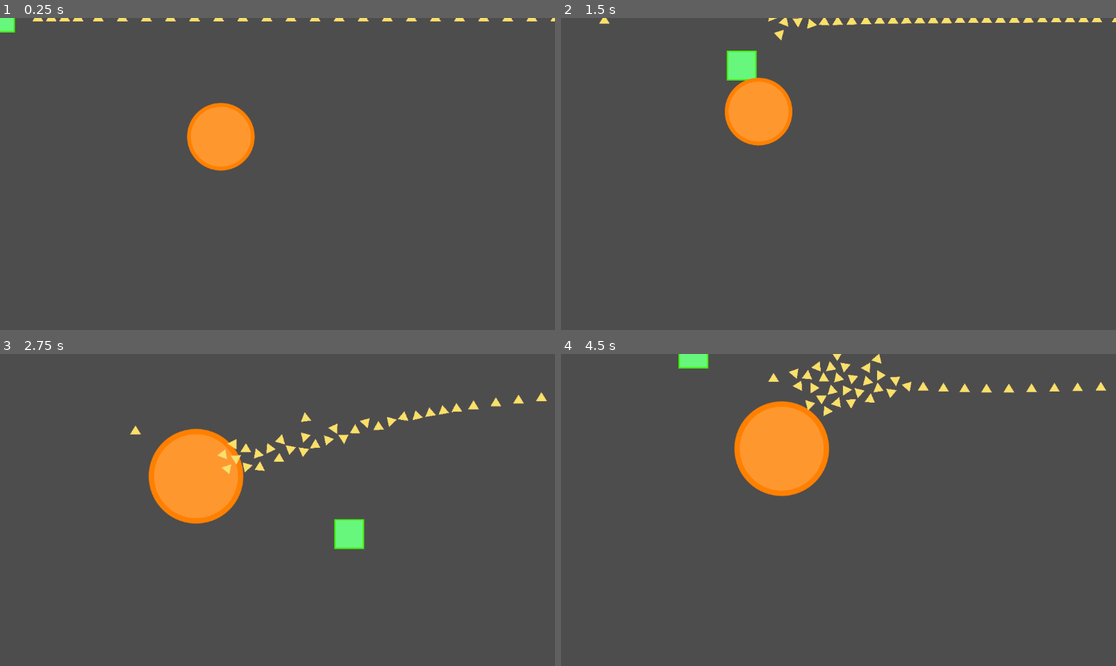
Above: before the commit, frames 1-4 (two rows, left to right).
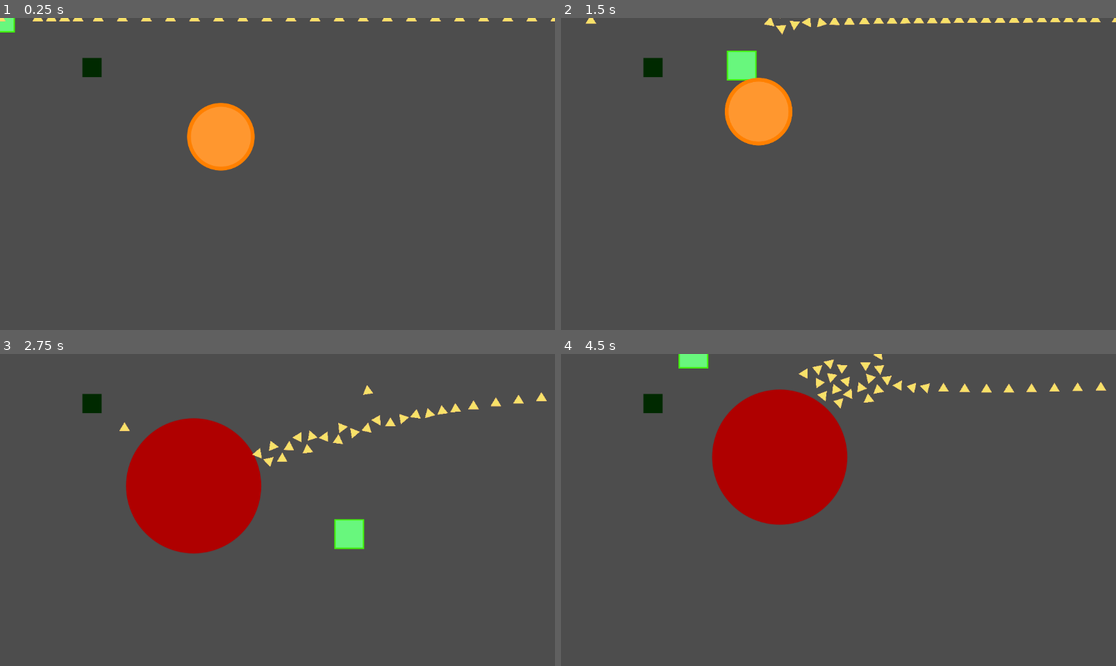
Above: after the commit, the same moments.

Repository: aapolipponen/daydream-game-jam
Game: Godot game, scene res://game/game.tscn
Same seed, same stepped clock (60 frames per second), same inputs: the game is played once before the commit and once after it. This scene is started directly instead of the project's main scene.
Inputs (mouse positions are in pixels of both pictures, inside the frame that each line leads up to):
- Up to frame 1 (0.25 s): no input
- Up to frame 2 (1.5 s): move the mouse to (960, 158) at 0.52 s; hold D (right) 0.53-1.28 s; click (960, 158) at 0.67 s; move the mouse to (727, 189) at 1.27 s; hold S (down) from 1.28 s (still down)
- Up to frame 3 (2.75 s): move the mouse to (333, 441) at 2.02 s; release S (down) at 2.03 s; hold D (right) from 2.03 s (still down)
- Up to frame 4 (4.5 s): move the mouse to (810, 572) at 2.77 s; release D (right) at 2.78 s; hold W (up) 2.78-3.53 s; click (810, 572) at 2.92 s; move the mouse to (1005, 556) at 3.52 s; hold A (left) from 3.53 s (still down); move the mouse to (672, 463) at 4.27 s

The runs differ from the first frame. In frame 1, 0.2% of the frame differs, in the area x 0-19%, y 0-19%; in frame 2, 0.7%; in frame 3, 9.5%; in frame 4, 9.7%, in the area x 14-67%, y 0-55%.

Commit message:
aapolla on viba

Diff:
--- a/Triangle/triangle.gd
+++ b/Triangle/triangle.gd
@@ -20,4 +20,4 @@
 func _on_body_entered(body: Node) -> void:
 	if body.has_method("onHit"):
 		body.onHit()
-		print("Collided")
+		queue_free()
--- a/Triangle/triangle.tscn
+++ b/Triangle/triangle.tscn
@@ -7,7 +7,6 @@
 radius = 14.035668
 
 [node name="Triangle" type="RigidBody2D"]
-collision_mask = 3
 gravity_scale = 0.0
 script = ExtResource("1_lg153")
 
--- a/explodingEnemy/explodingEnemy.gd
+++ b/explodingEnemy/explodingEnemy.gd
@@ -6,6 +6,7 @@
 @onready var modulationRedTimer: Timer = $modulationRedTimer
 @onready var modulationDefaultTimer: Timer = $modulationDefaultTimer
 var player: Player
+@onready var explosionCollision: CollisionShape2D = $explostionArea/explosionCollision
 
 # movement vars
 @export var moveSpeed = 10
@@ -48,6 +49,7 @@
 
 	scale = clamp(scale, Vector2(0, 0), Vector2(whenExplodes, whenExplodes))
 
+
 func _physics_process(_delta: float) -> void:
 	# Try to find the player if we didn't get it earlier or it got freed
 	if player == null or not is_instance_valid(player):
@@ -72,24 +74,29 @@
 
 	modulate = deathModulate
 	modulationRedTimer.start()
-	print("redtimer started")
 
 	deathTimer.start()
 
 
 
 func _on_death_timer_timeout() -> void:
+	explosionCollision.disabled = false
 	queue_free()
 
 
 func _on_modulation_red_timer_timeout() -> void:
 	modulate = defaultModulate
 	modulationDefaultTimer.start()
-	print("default triggered")
 
 
 
 func _on_modulation_default_timer_timeout() -> void:
 	modulate = deathModulate
 	modulationRedTimer.start()
-	print("red triggered")
+
+
+
+
+
+func _on_explostion_area_body_entered(body: Node2D) -> void:
+	print("_on_explostion_area_body_entered")
--- a/explodingEnemy/explodingEnemy.tscn
+++ b/explodingEnemy/explodingEnemy.tscn
@@ -1,10 +1,13 @@
-[gd_scene load_steps=4 format=3 uid="uid://b47uj5no11yrh"]
+[gd_scene load_steps=5 format=3 uid="uid://b47uj5no11yrh"]
 
 [ext_resource type="Script" uid="uid://bq8bec367ww63" path="res://explodingEnemy/explodingEnemy.gd" id="1_wnous"]
 [ext_resource type="Texture2D" uid="uid://dnkm7roc4nll5" path="res://explodingEnemy/EnemySprite_2.svg" id="2_ewhxb"]
 
 [sub_resource type="CircleShape2D" id="CircleShape2D_ekj2k"]
-radius = 132.00378
+radius = 264.1212
+
+[sub_resource type="CircleShape2D" id="CircleShape2D_ewhxb"]
+radius = 306.02615
 
 [node name="explodingEnemy" type="CharacterBody2D"]
 scale = Vector2(0.5, 0.5)
@@ -30,6 +33,21 @@
 wait_time = 0.5
 one_shot = true
 
+[node name="CPUParticles2D" type="CPUParticles2D" parent="."]
+emitting = false
+one_shot = true
+explosiveness = 1.0
+gravity = Vector2(0, 0)
+color = Color(0.71, 0.14909998, 0.2145384, 1)
+
+[node name="explostionArea" type="Area2D" parent="."]
+collision_mask = 5
+
+[node name="explosionCollision" type="CollisionShape2D" parent="explostionArea" groups=["explosion"]]
+shape = SubResource("CircleShape2D_ewhxb")
+disabled = true
+
 [connection signal="timeout" from="deathTimer" to="." method="_on_death_timer_timeout"]
 [connection signal="timeout" from="modulationRedTimer" to="." method="_on_modulation_red_timer_timeout"]
 [connection signal="timeout" from="modulationDefaultTimer" to="." method="_on_modulation_default_timer_timeout"]
+[connection signal="body_entered" from="explostionArea" to="." method="_on_explostion_area_body_entered"]
--- a/game/game.tscn
+++ b/game/game.tscn
@@ -1,8 +1,9 @@
-[gd_scene load_steps=6 format=3 uid="uid://d3pv503xh467v"]
+[gd_scene load_steps=7 format=3 uid="uid://d3pv503xh467v"]
 
 [ext_resource type="PackedScene" uid="uid://cdchti6oipqbh" path="res://Player/player.tscn" id="1_vasa2"]
 [ext_resource type="PackedScene" uid="uid://b47uj5no11yrh" path="res://explodingEnemy/explodingEnemy.tscn" id="2_h7iqs"]
 [ext_resource type="Texture2D" uid="uid://cnvb4qw45inh7" path="res://wall/WallSprite.svg" id="3_h7iqs"]
+[ext_resource type="PackedScene" uid="uid://bfii1m6aw4ga7" path="res://wall/explodable wall.tscn" id="4_4fuuu"]
 
 [sub_resource type="TileSetAtlasSource" id="TileSetAtlasSource_4fuuu"]
 texture = ExtResource("3_h7iqs")
@@ -24,3 +25,7 @@
 
 [node name="TileMapLayer" type="TileMapLayer" parent="."]
 tile_set = SubResource("TileSet_dxrkv")
+
+[node name="explodableWall" parent="." instance=ExtResource("4_4fuuu")]
+position = Vector2(191, 102.00003)
+scale = Vector2(0.1, 0.1)
--- a/project.godot
+++ b/project.godot
@@ -45,3 +45,4 @@
 [layer_names]
 
 2d_physics/layer_2="Player"
+2d_physics/layer_3="explodable wall"
--- a/wall/explodable wall.gd
+++ b/wall/explodable wall.gd
@@ -3,24 +3,24 @@
 @onready var explosion_timer: Timer = $explosionTimer
 @onready var explostion_particles: CPUParticles2D = $explostionParticles
 @onready var sprite_2d: Sprite2D = $Sprite2D
-@onready var timer: Timer = $Timer
+
 
 
 func _ready() -> void:
-	timer.start()
+	pass
 
 
 func explode():
 	explosion_timer.start()
 	explostion_particles.emitting = true
 	sprite_2d.visible = false
+	queue_free()
+
+func onHit():
+	explode()
 
 
 
 
-func _on_explosion_timer_timeout() -> void:
-	queue_free()
-
-
 func _on_timer_timeout() -> void:
 	explode()
--- a/wall/explodable wall.tscn
+++ b/wall/explodable wall.tscn
@@ -7,7 +7,8 @@
 size = Vector2(383, 381)
 
 [node name="explodableWall" type="StaticBody2D"]
-position = Vector2(233, 160)
+collision_layer = 6
+collision_mask = 6
 script = ExtResource("1_4nv8l")
 
 [node name="CollisionShape2D" type="CollisionShape2D" parent="."]
@@ -36,7 +37,4 @@
 scale_amount_max = 5.0
 color = Color(0.050980393, 0.44313726, 0, 1)
 
-[node name="Timer" type="Timer" parent="."]
-
 [connection signal="timeout" from="explosionTimer" to="." method="_on_explosion_timer_timeout"]
-[connection signal="timeout" from="Timer" to="." method="_on_timer_timeout"]
